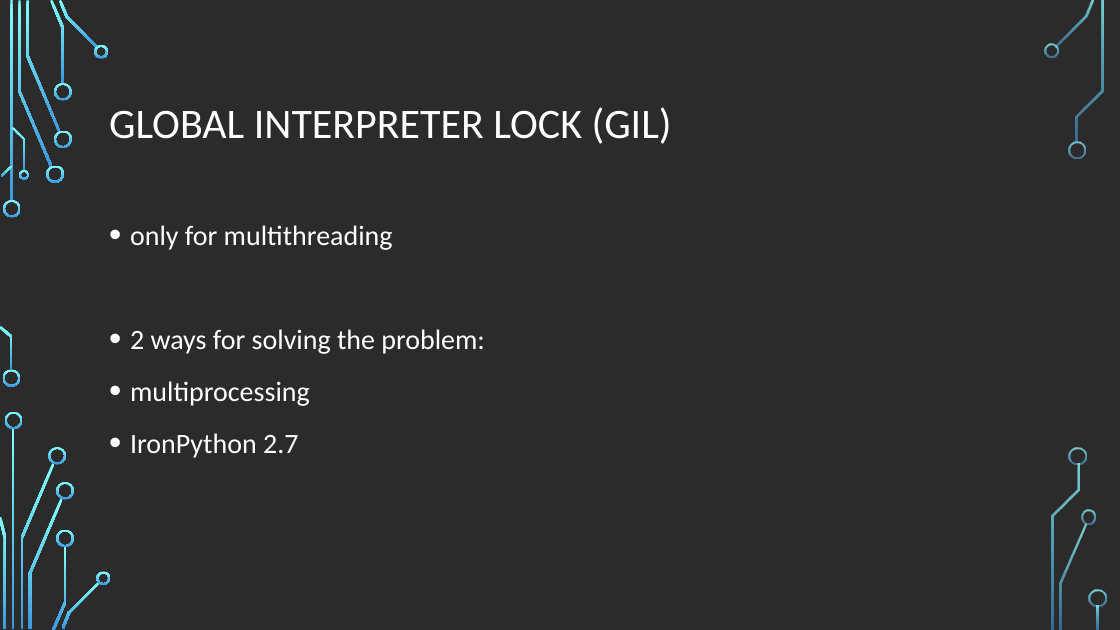
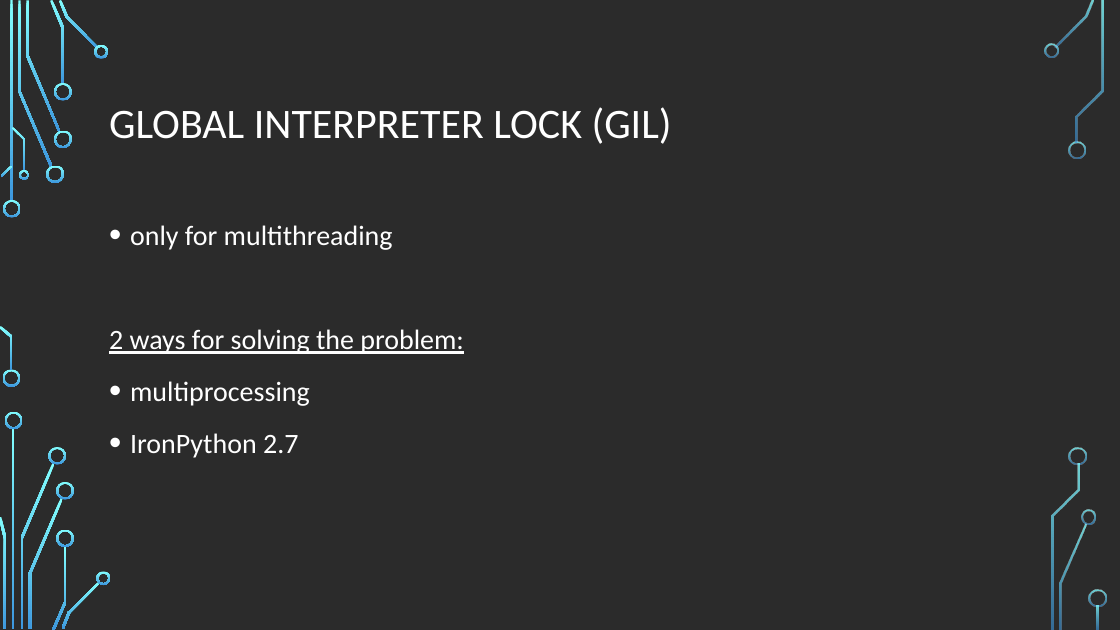
Before and after one commit to miro1091/python, a slide deck: slide 7 of python.pptx (slide 6 before the commit). Drawn at 1120x630 pixels with LibreOffice and Linux fonts; fonts in the diff are those of the drawing; background and template pictures are left out; a plain dark background stands for a picture behind light text. Boxes give left, top, right and bottom in pixels: in the first picture for what was removed or moved away, otherwise in the second. Text is boxed around its words. In the diff, an @@ line names an element or a change of style, - is before the commit and + after.

```diff
--- a/python.pptx
+++ b/python.pptx
@@ text at (109,329,464,354): underline on in "2 ways for solving the problem:"; bullet • to none @@
```
Also in this commit, not shown: 8 other slides changed, 2 slides added, 1 slide removed, 2 other files.
